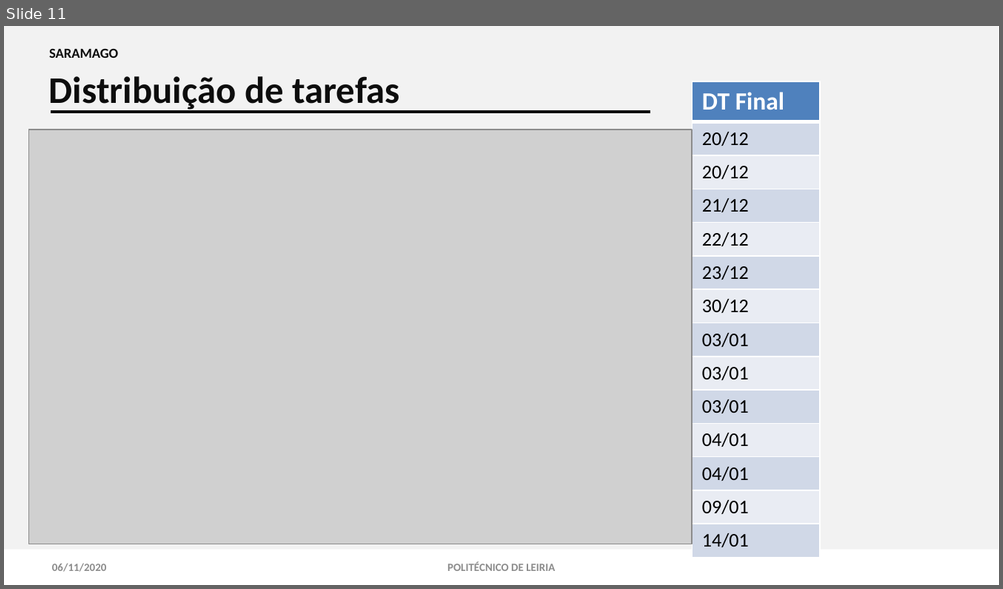
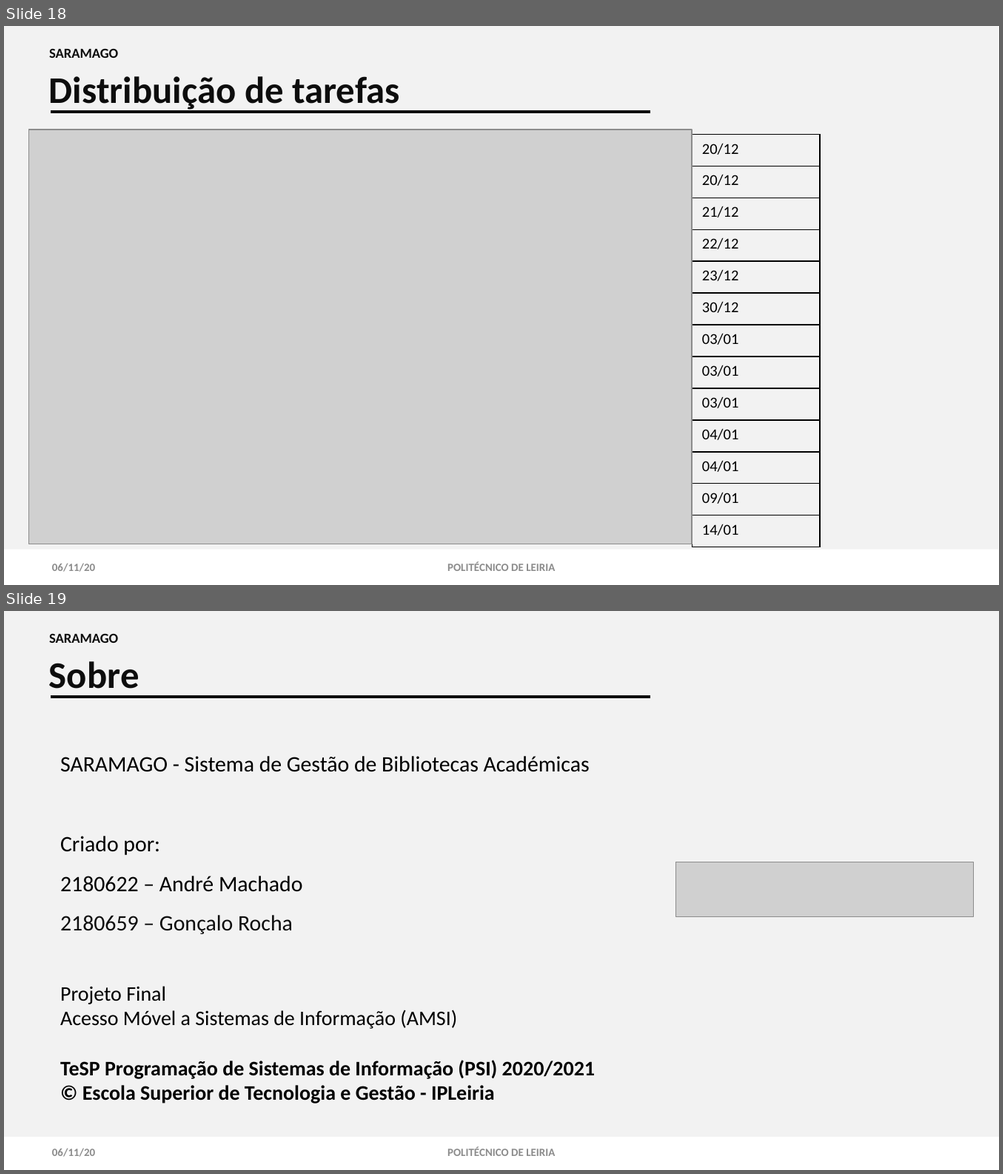
Before and after one commit to 2180622/IPL_PSI_ProjetoFinal_SARAMAGO, a slide deck: documentacao/Especificacao_Sistema_Informacao/android/IPL-TeSP-AMSI-SARAMAGO.pptx. Shown one above the other, each under a label of ours: slide 11 before the commit, slides 18 and 19 after it. The pictures are 1003x589 and 1003x1174 pixels, drawn with LibreOffice and Linux fonts; fonts in the diff are those of the drawing; grey boxes stand for pictures. Boxes give left, top, right and bottom in pixels: in the first picture for what was removed or moved away, otherwise in the second. Text is boxed around its words. In the diff, an @@ line names an element or a change of style, - is before the commit and + after.

```diff
--- a/documentacao/Especificacao_Sistema_Informacao/android/IPL-TeSP-AMSI-SARAMAGO.pptx
+++ b/documentacao/Especificacao_Sistema_Informacao/android/IPL-TeSP-AMSI-SARAMAGO.pptx
@@ slide 19 added at [4, 611, 999, 1170], background #FFFFFF @@
@@ rectangle added at [4, 611, 999, 1137], fill #F2F2F2 @@
@@ text added at [49, 633, 118, 643], 10 pt, text #0D0D0D, bold @@
+SARAMAGO
@@ text added at [49, 661, 139, 697], 27.2 pt, text #0D0D0D, bold @@
+Sobre
@@ line added from (51, 697) to (651, 697), #0D0D0D 2.25 pt @@
@@ text added at [60, 756, 595, 1104], 15 pt, text #000000 @@
+SARAMAGO - Sistema de Gestão de Bibliotecas Académicas
+Criado por:
+2180622 – André Machado
+2180659 – Gonçalo Rocha
+Projeto Final
+Acesso Móvel a Sistemas de Informação (AMSI)
+TeSP Programação de Sistemas de Informação (PSI) 2020/2021
+© Escola Superior de Tecnologia e Gestão - IPLeiria
@@ picture added at [675, 863, 973, 917] @@
@@ text added at [52, 1148, 95, 1157], 8 pt, text #8C8C8C, bold @@
+06/11/20
@@ text added at [447, 1147, 555, 1156], 8 pt, text #8C8C8C, bold @@
+POLITÉCNICO DE LEIRIA
@@ what was slide 11 is now slide 18 @@
@@ slide 18 changed as well @@
@@ table at [692, 134, 820, 547] @@
-row 1: DT Final
@@ table: place and size @@
-table at [692, 82, 820, 552]
+table at [692, 134, 820, 547]
@@ text at [52, 563, 95, 572]: text changed @@
-06/11/2020
+06/11/20
```
Also in this commit, not shown: 10 other slides changed, 7 other slides added.
